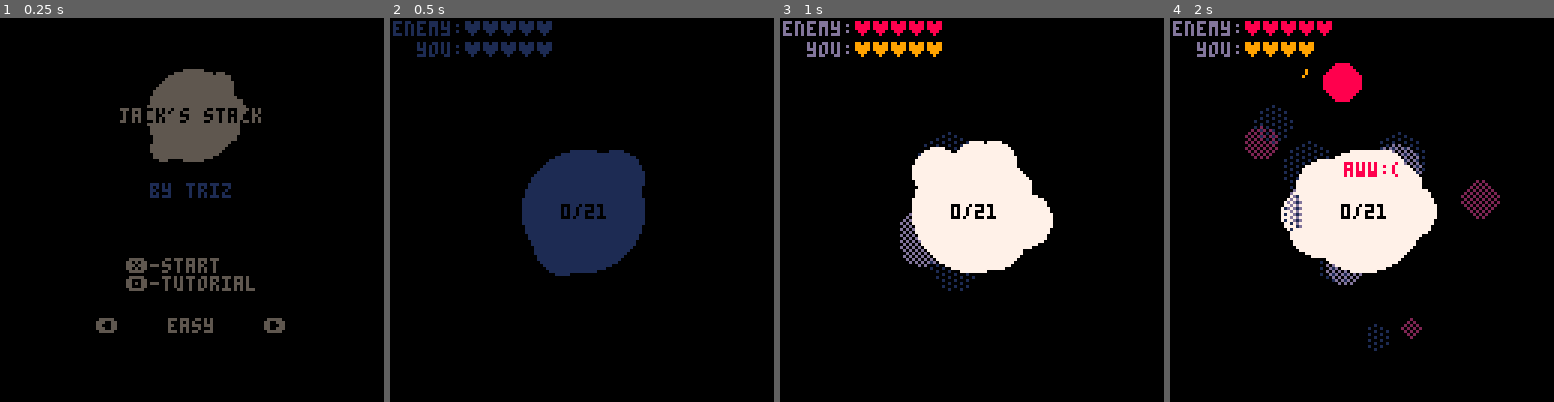
Above: before the commit, frames 1-4 (left to right).
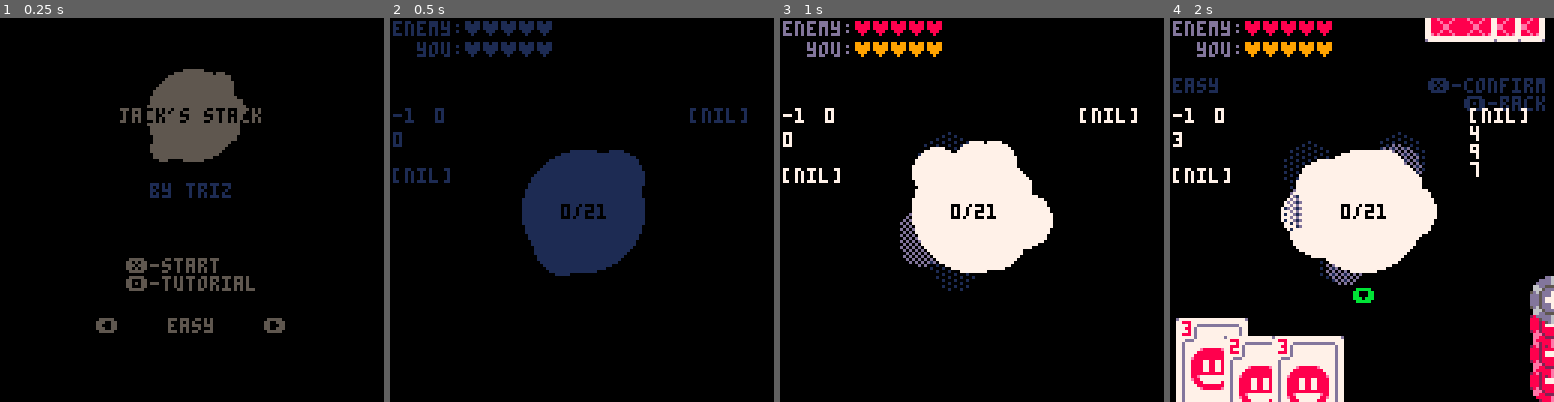
Above: after the commit, the same moments.

Repository: GerrZa/pico8-repo
Game: PICO-8 cartridge blackjack.p8
Same seed, same stepped clock (60 frames per second), same inputs: the game is played once before the commit and once after it.
Inputs:
- Up to frame 1 (0.25 s): no input
- Up to frame 2 (0.5 s): tap X (X key) at 0.33 s
- Up to frame 3 (1 s): tap O (Z key) at 0.7 s
- Up to frame 4 (2 s): tap X (X key) at 1.07, 1.85 s; hold Right from 1.6 s (still down); tap O (Z key) at 1.7 s

Frame 1 is identical in both runs. In frame 2, 0.7% of the frame differs, in the area x 0-93%, y 23-43%; in frame 3, 0.7%; in frame 4, 17%, in the area x 0-100%, y 0-100%.

Commit message:
jack's stack v0.9.6 bot finish

Diff:
--- a/blackjack.p8
+++ b/blackjack.p8
@@ -22,6 +22,10 @@
 	php=5,
 	ehp=5,
 	txtfx={},
+	lastmove=-1,
+	ecp,
+	emich,
+	laststack=0,
 	lastenemove="dumb",
 	cenpart={
 		{x=64,y=64,r=20}
@@ -112,13 +116,15 @@
 				yoff=0,
 				val=ceil(rnd(10)),
 			}
+			local kch={"k","q","j"}
+			if (ncard.val==10) ncard.ch=kch[ceil(rnd(3))]
 			add(s.pcard,ncard)
 		end
 	end,
 
 	addtok=
 	function(s,ene,p)
-		local tok={val=-1,s=7}
+		local tok={s=7}
 		if ene then
 		 add(s.etok,tok)
 		else
@@ -133,84 +139,173 @@
 
 	eaddstack=
 	function(s,val)
-	  s.stack+=val
-	  s:explode()
-	  s.camsh=5
-	  if s.stack==21 then
-	   s.state="ng"
-			 s:downhp(false)
-			 s:addtxt("perfect!",50,62,11)
-			 sfx(6)
-			elseif s.stack>-1 and s.stack<22 then
-				s.state="pc"
-				local at=val
-				local atc=8
-				if val>0 then
-					at="+"..val
-					atc=11
-				end
-				s:addtxt(at,60,60,atc)
-			else
-			 s:downhp(true)
-				s.state="ng"
-				s:addtxt("aww:(",58,60,8)
-				sfx(4)
-			end
+		sfx(3)
+  s.stack+=val
+  s:explode()
+  s.camsh=5
+  if s.stack==21 then
+   s.state="ng"
+		 s:downhp(false)
+		 s:addtxt("perfect!",50,62,11)
+		 sfx(6)
+		elseif s.stack>-1 and s.stack<22 then
+			s.state="pc"
+			local at=val
+			local atc=8
+			if val>0 then
+				at="+"..val
+				atc=11
+			end
+			s:addtxt(at,60,60,atc)
+		else
+		 s:downhp(true)
+			s.state="ng"
+			s:addtxt("aww:(",58,60,8)
+			sfx(4)
+		end
 	end,
 
 	eneplace=
 	function(s)
-		local smch=rnd(1)
-		if smch<dif[globedif] then
-			local place={}
-			local miplace={}
-			local stragplace={}
-			local cheat={}
-			for crd in all(s.ecard) do
-				local sumval=s.stack+crd.val
-				if (sumval>0 and sumval<22) add(place,crd)
-				if globedif>2 then
-				 if rnd(1)>=0.5 then
-				 	local makego=0
-				 	for crd in all(s.pcard) do
-				 		if (sumval+crd.val>21) makego+=1
-				 		if (makego==3) add(cheat,crd)
-				 	end
-				 end
-				end
-
-				sumval=s.stack-crd.val
-				if (sumval>0) add(miplace,crd)
-				if (sumval>0 and sumval<11) add(stragplace,crd)
-			end
-
-			if #cheat>0 then
-			 local holdc=cheat[ceil(rnd(#cheat))]
-			 s:eaddstack(holdc.val)
-			 del(s.ecard,holdc)
-			 deli(s.etok,1)
-			 s:addcard(true)
-			elseif #place>0 then
-			 local holdc=place[ceil(rnd(#place))]
-			 s:eaddstack(holdc.val)
-			 del(s.ecard,holdc)
-			 deli(s.etok,1)
-			 s:addcard(true)
-			elseif #stragplace>0 then
-			 local holdc=stragplace[ceil(rnd(#stragplace))]
-			 s:eaddstack(-holdc.val)
-			 del(s.ecard,holdc)
-			 deli(s.etok,1)
-			 s:addcard(true)
-			elseif #miplace>0 then
-			 local holdc=miplace[ceil(rnd(#miplace))]
-			 s:eaddstack(-holdc.val)
-			 del(s.ecard,holdc)
-			 deli(s.etok,1)
-			 s:addcard(true)
-			end
-
-		end
+	 local mc=1 --minus chance
+	 local smart=1
+	 local cheat=1
+	 if s.ehp==1 then
+	  mc=1
+	  smart=0.9
+	  cheat=0.5
+	 elseif s.ehp <=3 then
+	  mc=0.7
+	  smart=0.7
+	  cheat=0.3
+	 else
+	  mc=0.3
+	  smart=0.5
+	  cheat=0.1
+	 end
+
+	 if (dif<2) smart=0
+	 if (dif<3) cheat=0
+
+	 local cp=false
+	 for crd in all(s.ecard) do
+	  local sumval=s.stack+crd.val
+	  if sumval<22 then
+	   cp=true
+	   break
+	  end
+	 end
+
+	 s.ecp=cp
+	 s.emich=mc
+	 s.laststack=s.stack
+
+	 ----place logic----
+	 if cp==false and #s.etok>0 and rnd(1)<=mc then --(-)
+	  if rnd(1)<=smart then
+	   local cheatc={}
+	   for crd in all(s.ecard) do
+	    add(cheatc,crd)
+	    local sumval=s.stack-crd.val
+	    for pcrd in all(s.pcard) do
+	     if sumval+pcrd.val>22 then
+		     del(cheatc,crd)
+		     break
+	     end
+	    end
+	   end
+
+	   if dif==3 and #cheatc>0 then
+		   local hold=cheatc[ceil(rnd(#cheatc))]
+		   s:eaddstack(-hold.val)
+		   del(s.ecard,hold)
+		   deli(s.etok,1)
+		   s:addcard(true)
+		   s.lastmove=1
+	   else
+		   local hold=s.ecard[ceil(rnd(#s.ecard))]
+		   s:eaddstack(-hold.val)
+		   del(s.ecard,hold)
+		   deli(s.etok,1)
+		   s:addcard(true)
+		   s.lastmove=2
+	   end
+	  else
+	   local most={val=0}
+	   for crd in all(s.ecard) do
+	    if crd.val>most.val then
+	     most=crd
+	    end
+	   end
+
+	   s:eaddstack(-most.val)
+	   del(s.ecard,most)
+	   deli(s.etok,1)
+	   s:addcard(true)
+	   s.lastmove=3
+	  end
+	 elseif cp then --(+)
+	  local place={}
+	  for crd in all(s.ecard) do
+	  	if (s.stack+crd.val<22) add(place,crd)
+	  end
+
+	  if dif==3 then--if hard
+	   local cheatc={}
+	   local noperfect={}
+	   for crd in all(place) do
+	    local sumval=s.stack+crd.val
+	    add(cheatc,crd)
+	    add(noperfect,crd)
+	    for pcrd in all(s.pcrad) do--if plr can plus del card from list
+	     if sumval+pcrd.val<22 then
+	      del(cheatc,crd)
+	     end
+	     if sumval+pcrd.val==21 then
+	      del(noperfect,crd)
+	     end
+	    end
+	   end
+
+	   if #cheatc>0 and rnd(1)<=cheat then
+	   	local hold=cheatc[ceil(rnd(#cheatc))]
+	   	del(s.ecard,hold)
+		   s:eaddstack(hold.val)
+		   s:addcard(true)
+		   s.lastmove=4
+	   elseif #noperfect>0 and rnd(1)<=cheat then
+	   	local hold=noperfect[ceil(rnd(#noperfect))]
+	   	del(s.ecard,hold)
+		   s:eaddstack(hold.val)
+		   s:addcard(true)
+		   s.lastmove=8
+	   else
+	    local hold={val=0}
+	    for crd in all(place) do
+	     if crd.val>hold.val then
+	      hold=crd
+	     end
+	    end
+	   	del(s.ecard,hold)
+		   s:eaddstack(hold.val)
+		   s:addcard(true)
+		   s.lastmove=5
+	   end
+	  else--if easy
+	   local hold=place[ceil(rnd(#place))]
+	   s:eaddstack(hold.val)
+	   del(s.ecard,hold)
+	   s:addcard(true)
+	   s.lastmove=6
+	  end
+
+	 else
+   local hold=s.ecard[ceil(rnd(#s.ecard))]
+   s:eaddstack(hold.val)
+   del(s.ecard,hold)
+   s:addcard(true)
+   s.lastmove=7
+	 end
 	end,
 
 	ufade=
@@ -230,10 +325,23 @@
 	 if s.it > 5 and s.it%6==0 and s.ii>0 then
 	 	s:addcard(false)
 	 	s:addcard(true)
-	 	s:addtok(false)
-	 	s:addtok(true)
+	 	if s.php==5 and s.ehp==5 then
+		 	s:addtok(false)
+		 	s:addtok(true)
+		 end
 	 	s.ii-=1
+	 elseif s.it > 5 and s.it%6==0 and s.ii>-1 and s.php==5 and s.ehp==5 then
+	  add(s.ptok,{
+		  s=41,
+				x=120,
+				y=110,
+				ax=120,
+				ay=110,
+				xoff=0
+			})
+	  s.ii-=1
 	 end
+
 	end,
 
 	draw=
@@ -241,21 +349,13 @@
 	 s:ufade()
 		cls()
 		if s.state!="ng" and s.state!="i" then
-			cursor(88,20,1)
-		 print("confirm-❎")
-		 print("   back-🅾️")
+			cursor(86,20,1)
+		 print("❎-confirm")
+		 print("   🅾️-back")
 			local difn={"easy","normal","hard"}
-			print(difn[globedif],1,20,1)
-		end
-
-		local sstate=sub(s.state,1,1)
-		if sstate=="p" then
-			print("⬇️yourturn⬇️",41,92,11)
-		elseif sstate=="e" then
-			print("⬆️enemyturn⬆️",38,30,8)
-		elseif s.state=="ng" and s.php>0 and s.ehp>0 then
-			print("🅾️nextround❎",38,92,9)
-		end
+			print(difn[dif],1,20,1)
+		end
+
 		//end of state
 
 		--drawcard
@@ -265,8 +365,8 @@
 			local pcay=pc.ay
 			if pc.val==1 then
 				print("a",pc.ax+2,pc.ay+1,8)
-			elseif pc.val==10 then
-				print("k",pc.ax+2,pc.ay+1,8)
+			elseif pc.ch then
+				print(pc.ch,pc.ax+2,pc.ay+1,8)
 			else
 				print(pc.val,pc.ax+2,pc.ay+1,8)
 			end
@@ -361,11 +461,30 @@
 			t.s*=0.9
 		end
 
+		local sstate=sub(s.state,1,1)
+		if sstate=="p" then
+			print("⬇️",61,90,11)
+		elseif sstate=="e" then
+			print("⬆️",61,35,8)
+		elseif s.state=="ng" and s.php>0 and s.ehp>0 then
+			print("🅾️nextround❎",38,92,9)
+		end
+
 		if s.camsh>0	then
 			camera(-2+rnd(4),-2+rnd(4))
 		else
 			camera(0,0)
 		end
+
+		print(s.lastmove,1,30,7)
+		print(#s.etok,1,38,7)
+		print(s.emich,1,50,7)
+		print(s.laststack,15,30,7)
+		cursor(100,30,7)
+		print(s.ecp)
+		for i in all(s.ecard) do
+		 print(i.val)
+		end
 	end,
 
 	update=--★
@@ -373,10 +492,13 @@
 	 s:uinit()
 		s.it+=1
 
-		if (s.it>5000) s.it=0
-
 		if s.state=="i" then
-		 if (#s.pcard>2) s.state="pc"
+		 if (s.ii<0) s.state="pc"
+		 for pc in all(s.pcard) do
+		 	pc.yoff=0
+		 end
+		elseif s.state=="i2" then
+		 if (s.ii<1) s.state="pc"
 		 for pc in all(s.pcard) do
 		 	pc.yoff=0
 		 end
@@ -390,6 +512,8 @@
 				sfx(0)
 			end
 
+			s.ptsel=#s.ptok
+
 			for i=1,#s.pcard do
 				if i==s.psel then
 					s.pcard[i].yoff=-8
@@ -402,40 +526,8 @@
 				s.ptok[i].xoff=0
 			end
 
-		local bpress=0
-		if (btnp(❎)) bpress=1
-		if (btnp(🅾️)) bpress=-1
-
-		if bpress!=0 then
-				s.camsh=5
-				s:explode()
-				s.stack+=s.pcard[s.psel].val*bpress
-				s.psel=1
-				if s.stack==21 then
-				 s:downhp(true)
-				 s:addtxt("perfect!",50,62,11)
-				 s.state="ng"
-				 sfx(4)
-				elseif s.stack>-1 and s.stack<22 then
-					s.state="e"
-					s.etime=20+ceil(rnd(2*30))
-					local at="-"..s.pcard[s.psel].val
-					local atc=8
-					if bpress>0 then
-						at="+"..s.pcard[s.psel].val
-						atc=11
-					end
-					s:addtxt(at,60,60,atc)
-				else
-					s.state="ng"
-				 s:downhp(false)
-					s:addtxt("aww:(",58,60,8)
-					sfx(6)
-				end
-				sfx(3)
-				deli(s.pcard,s.psel)
-				if (bpress<0) deli(s.ptok,1)
-				s:addcard(false)
+			if btnp(❎) then
+			 s.state="pt"
 			end
 
 		---
@@ -462,40 +554,40 @@
 				end
 			end
 
---			if btnp(❎) then
---				local holdv=s.phold[2]*s.ptok[s.ptsel].val
---				s.camsh=5
---				s:explode()
---				s.stack+=holdv
---				del(s.pcard,s.phold[1])
---				del(s.ptok,s.ptok[s.ptsel])
---				s:addcard(false)
---				s:addtok(false)
---				s.psel=1
---				s.ptsel=1
---				if s.stack==21 then
---				 s:downhp(true)
---				 s:addtxt("perfect!",50,62,11)
---				 s.state="ng"
---				 sfx(4)
---				elseif s.stack>-1 and s.stack<22 then
---					s.state="e"
---					s.etime=20+ceil(rnd(2*30))
---					local at="-"..s.phold[2]
---					local atc=8
---					if holdv>0 then
---						at="+"..s.phold[2]
---						atc=11
---					end
---					s:addtxt(at,60,60,atc)
---				else
---					s.state="ng"
---				 s:downhp(false)
---					s:addtxt("aww:(",58,60,8)
---					sfx(6)
---				end
---				sfx(3)
---			end
+			if btnp(❎) then
+				sfx(3)
+				local holdval=s.pcard[s.psel].val
+				local holdcol=11
+				local holdtxt="+"..holdval
+				if s.ptsel!=#s.ptok then
+					holdval*=-1
+					holdcol=8
+					holdtxt=holdval
+					deli(s.ptok,s.ptsel)
+				end
+				s.stack+=holdval
+				del(s.pcard,s.pcard[s.psel])
+				s:addcard(false)
+				s:explode()
+			 s.camsh=5
+				s.psel=1
+				s.ptsel=#s.ptok
+				if s.stack==21 then
+				 s:addtxt("perfect!",50,62,11)
+					s:downhp(true)
+				 s.state="ng"
+				 sfx(4)
+				elseif s.stack<0 or s.stack>21 then
+					s.state="ng"
+				 s:downhp(false)
+					s:addtxt("aww:(",58,60,8)
+					sfx(6)
+				else
+					s.state="e"
+					s.etime=20+ceil(rnd(2*30))
+					s:addtxt(holdtxt,60,60,holdcol)
+				end
+			end
 		---
 		elseif s.state=="e" then
 			for i=1,#s.pcard do
@@ -509,9 +601,12 @@
 			s.etime-=1
 			if s.etime<1 then
 				s:eneplace()
-				sfx(3)
 			end
 		elseif s.state=="ng" then
+			for t in all(s.ptok) do
+				t.xoff=0
+			end
+
 			if s.php==0 or s.ehp==0 then
 			 s.gof-=1
 			 if (s.ehp<=0 and s.gof<0) then
@@ -525,12 +620,10 @@
 				end
 			else
 				if btnp(❎) or btnp(🅾️) then
-					s.state="i"
+					s.state="i2"
 					s.ii=3
 					s.it=0
 					s.pcard={}
-					s.ptok={}
-					s.etok={}
 					s.ecard={}
 					s.stack=0
 				end
@@ -598,8 +691,7 @@
 	[13]={0,1,2,5,13},
 	[14]={0,2,4,8,14}
 }
-dif={0.4,0.75,0.96}
-globedif=1
+dif=1
 
 holdtitle=nil
 
@@ -650,11 +742,11 @@
 
 function changedif(dir)
  dir = dir or 1
- globedif+=dir
- if globedif==0 then
-  globedif=3
- elseif globedif==4 then
-  globedif=1
+ dif+=dir
+ if dif==0 then
+  dif=3
+ elseif dif==4 then
+  dif=1
  end
 end
 
@@ -737,7 +829,7 @@
  print("❎-start")
  print("🅾️-tutorial")
  print("⬅️            ➡️",32,100,7)
- print(diffname[globedif][1],52,100,diffname[globedif][2])
+ print(diffname[dif][1],52,100,diffname[dif][2])
 end
 }
 -->8
@@ -950,178 +1042,178 @@
 0000000077d77e888888888888e77d77778e888888e88e888888e8770088888ee888880000000000000000000000000000000000000000000000000000000000
 0000000077d778888778877888877d777788e8888e8888e8888e88770002888ee888200000000000000000000000000000000000000000000000000000000000
 0000000077d778888778877888877d7777888e88e888888e88e888770000028ee820000000000000000000000000000000000000000000000000000000000000
-0000000077d778888778877888877d77778888ee88888888ee8888770000033bb330000000000000000000000000000000000000000000000000000000000000
-0000000077d778888778877888877d77778888ee88888888ee8888770003333bb333500000000000000000000000000000000000000000000000000000000000
-0000000077d778888888888888877d7777888e88e888888e88e888770033333bb333330000000000000000000000000000000000000000000000000000000000
-0000000077d7788e77777777e8877d777788e8888e8888e8888e88770bb3355555533bb000000000000000000000000000000000000000000000000000000000
-0000000077d77e887777777788e77d77778e888888e88e888888e8770bbb53333335bbb000000000000000000000000000000000000000000000000000000000
-0000000077d777888777777888777d7777e88888888ee88888888e7753b5333773335b3300000000000000000000000000000000000000000000000000000000
-0000000077d777788888888887777d7777e88888888ee88888888e77333533377333533300000000000000000000000000000000000000000000000000000000
-0000000077d77777e888888e77777d77778e888888e88e888888e877333537777773533300000000000000000000000000000000000000000000000000000000
-0000000077d777777777777777777d777788e8888e8888e8888e8877333537777773533300000000000000000000000000000000000000000000000000000000
-0000000077d777777777777777777d7777888e88e888888e88e88877333533377333533300000000000000000000000000000000000000000000000000000000
-0000000077d777777777777777777d77778888ee88888888ee88887753b5333773335b3300000000000000000000000000000000000000000000000000000000
-0000000077d777777777777777777d77778888ee88888888ee8888770bbb53333335bbb000000000000000000000000000000000000000000000000000000000
-0000000077d777777777777777777d7777888e88e888888e88e888770bb3355555533bb000000000000000000000000000000000000000000000000000000000
-00000000777dddddddddddddddddd77777e8e8888e8888e8888e8e770033333bb333330000000000000000000000000000000000000000000000000000000000
-000000007777777777777777777777777777777777777777777777770005333bb333500000000000000000000000000000000000000000000000000000000000
-00000000d7777777777777777777777dd7777777777777777777777d0000053bb350000000000000000000000000000000000000000000000000000000000000
-…(159 lines of a section not shown)…
+0000000077d778888778877888877d77778888ee88888888ee8888770000033bb330000000000dd66dd000000000000000000000000000000000000000000000
+0000000077d778888778877888877d77778888ee88888888ee8888770003333bb3335000000dddd66ddd50000000000000000000000000000000000000000000
+0000000077d778888888888888877d7777888e88e888888e88e888770033333bb333330000ddddd66ddddd000000000000000000000000000000000000000000
+0000000077d7788e77777777e8877d777788e8888e8888e8888e88770bb3355555533bb0066dd555555dd6600000000000000000000000000000000000000000
+0000000077d77e887777777788e77d77778e888888e88e888888e8770bbb53333335bbb006665dddddd566600000000000000000000000000000000000000000
+0000000077d777888777777888777d7777e88888888ee88888888e7753b5333773335b335d65ddd77ddd56dd0000000000000000000000000000000000000000
+0000000077d777788888888887777d7777e88888888ee88888888e773335333773335333ddd5ddd77ddd5ddd0000000000000000000000000000000000000000
+0000000077d77777e888888e77777d77778e888888e88e888888e8773335377777735333ddd5d777777d5ddd0000000000000000000000000000000000000000
+0000000077d777777777777777777d777788e8888e8888e8888e88773335377777735333ddd5d777777d5ddd0000000000000000000000000000000000000000
+0000000077d777777777777777777d7777888e88e888888e88e888773335333773335333ddd5ddd77ddd5ddd0000000000000000000000000000000000000000
+0000000077d777777777777777777d77778888ee88888888ee88887753b5333773335b335d65ddd77ddd56dd0000000000000000000000000000000000000000
+0000000077d777777777777777777d77778888ee88888888ee8888770bbb53333335bbb006665dddddd566600000000000000000000000000000000000000000
+0000000077d777777777777777777d7777888e88e888888e88e888770bb3355555533bb0066dd555555dd6600000000000000000000000000000000000000000
+00000000777dddddddddddddddddd77777e8e8888e8888e8888e8e770033333bb333330000ddddd66ddddd000000000000000000000000000000000000000000
+000000007777777777777777777777777777777777777777777777770005333bb33350000005ddd66ddd50000000000000000000000000000000000000000000
+00000000d7777777777777777777777dd7777777777777777777777d0000053bb3500000000005d66d5000000000000000000000000000000000000000000000
+…(159 lines of a section not shown)…
